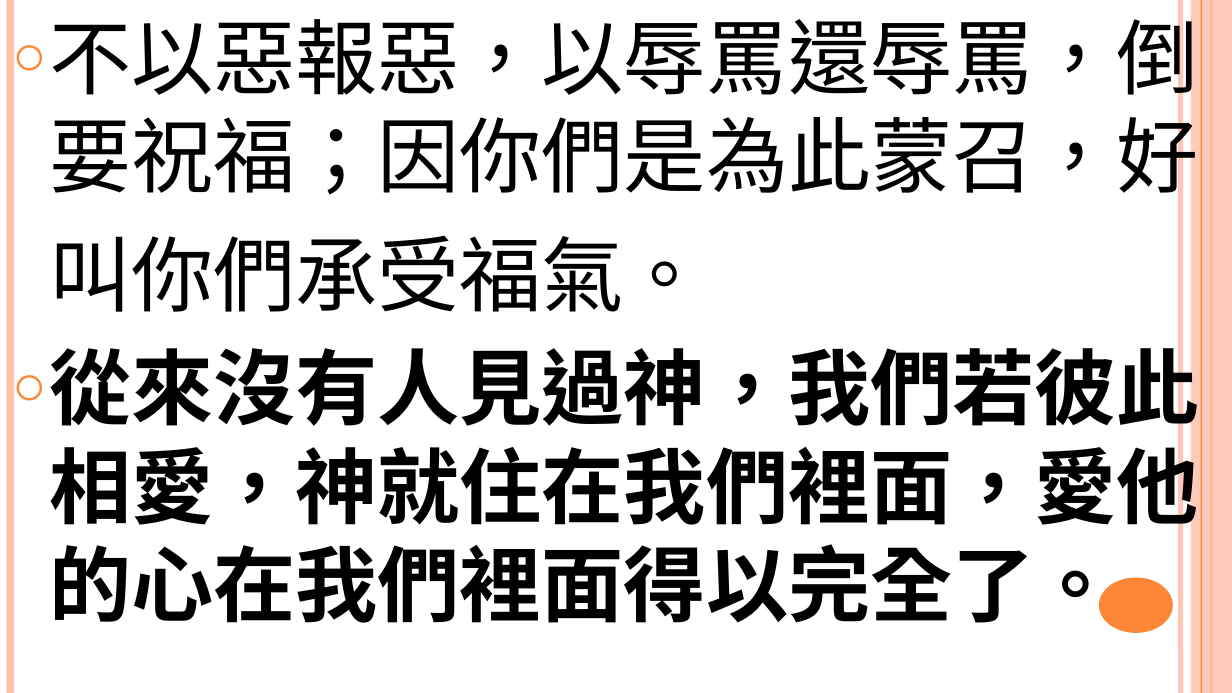
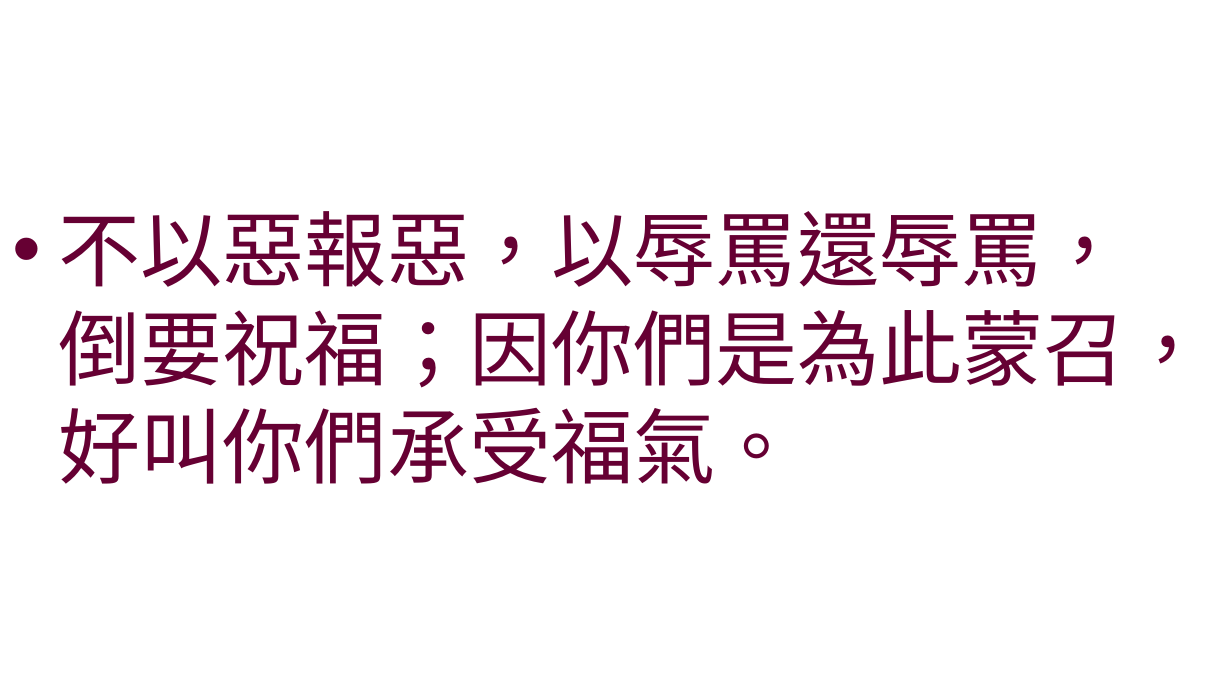
Before and after one commit to batisuoc/worship-resources, a slide deck: slide 7 of 75彼此相愛.pptx. Drawn at 1232x693 pixels with LibreOffice and Linux fonts; fonts in the diff are those of the drawing; background and template pictures are left out. Boxes give left, top, right and bottom in pixels: in the first picture for what was removed or moved away, otherwise in the second. Text is boxed around its words. In the diff, an @@ line names an element or a change of style, - is before the commit and + after.

```diff
--- a/75彼此相愛.pptx
+++ b/75彼此相愛.pptx
@@ text "不以惡報惡，以辱罵還辱罵，倒要祝福；因你們是為此蒙召，好叫你們承受福氣。" at <box>59,211,1209,484</box>: text colour #000000 to #660033; bullet ○ to •; more space between paragraphs; vertical alignment top to middle @@
@@ line removed from (10, 0) to (10, 692) @@
@@ line removed from (1180, 0) to (1180, 692) @@
@@ rectangle removed at <box>1191,0,1232,692</box> @@
@@ line removed from (1201, 0) to (1201, 692) @@
@@ line removed from (1211, 0) to (1211, 692) @@
@@ text at <box>49,335,1199,629</box>: paragraph removed @@
-○ 從來沒有人見過神，我們若彼此相愛，神就住在我們裡面，愛他的心在我們裡面得以完全了。
@@ ellipse removed at <box>1099,578,1173,633</box> @@
```
Also in this commit, not shown: 6 other slides changed, 1 slide added, 1 other file.
